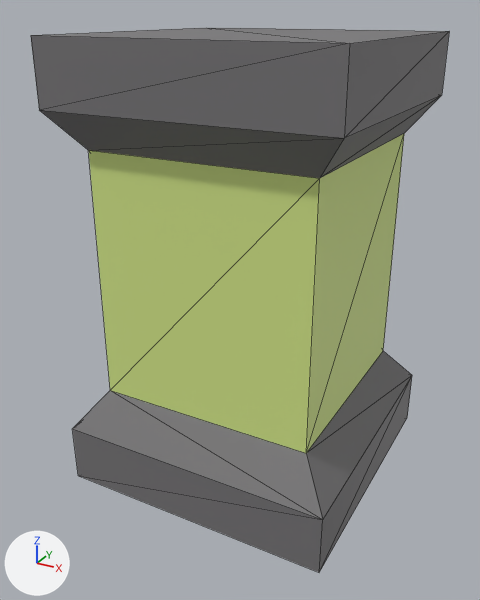
The FBX model プロジェクト一式/Assets/Model/Stage/StageT3.fbx, before and after one commit.
Camera for both pictures: a camera (50 mm lens) standing at (0.83, -3.07, 2.09) and looking at (-0.53, -0.59, 0.85). Lighting does not change. The marker at lower left points along +X, +Y and +Z. Mesh edges are drawn as thin lines. Where no turn or scale is listed for an object, it has been applied to the vertices.

In view in the first picture: '立方体.001'.
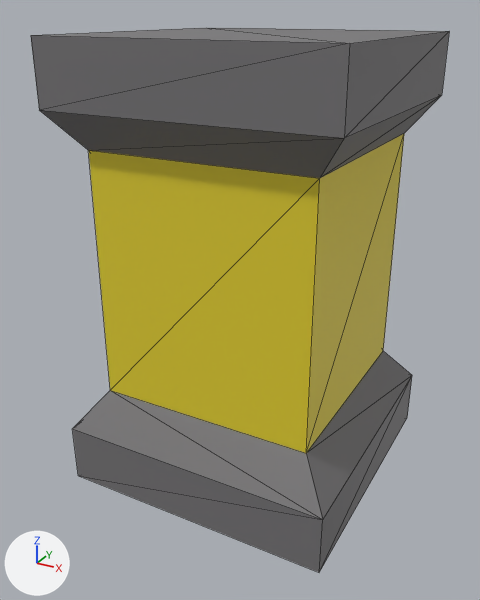
The change, as a list of edits to the scene's bpy script:
```text
Change mat_マテリアル:
    mat_マテリアル.base_color: (0.654, 0.8, 0.248) -> (0.763, 0.625, 0.0258)  # green #d3e788 -> yellow #e2cf2d
```

Location of each change, (x1, y1, x2, y2) in pixels of the pictures (480 x 600 px):
'立方体.001', recoloured (green to yellow): (87, 132, 405, 456) in both
